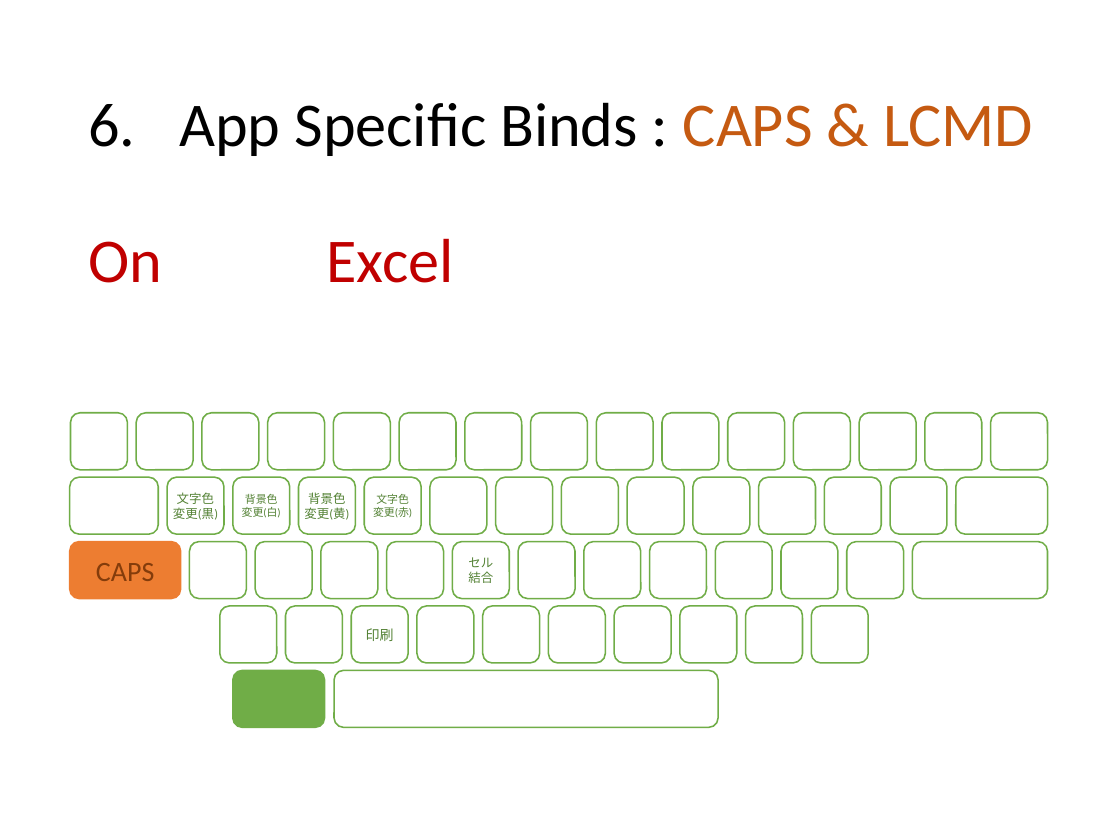
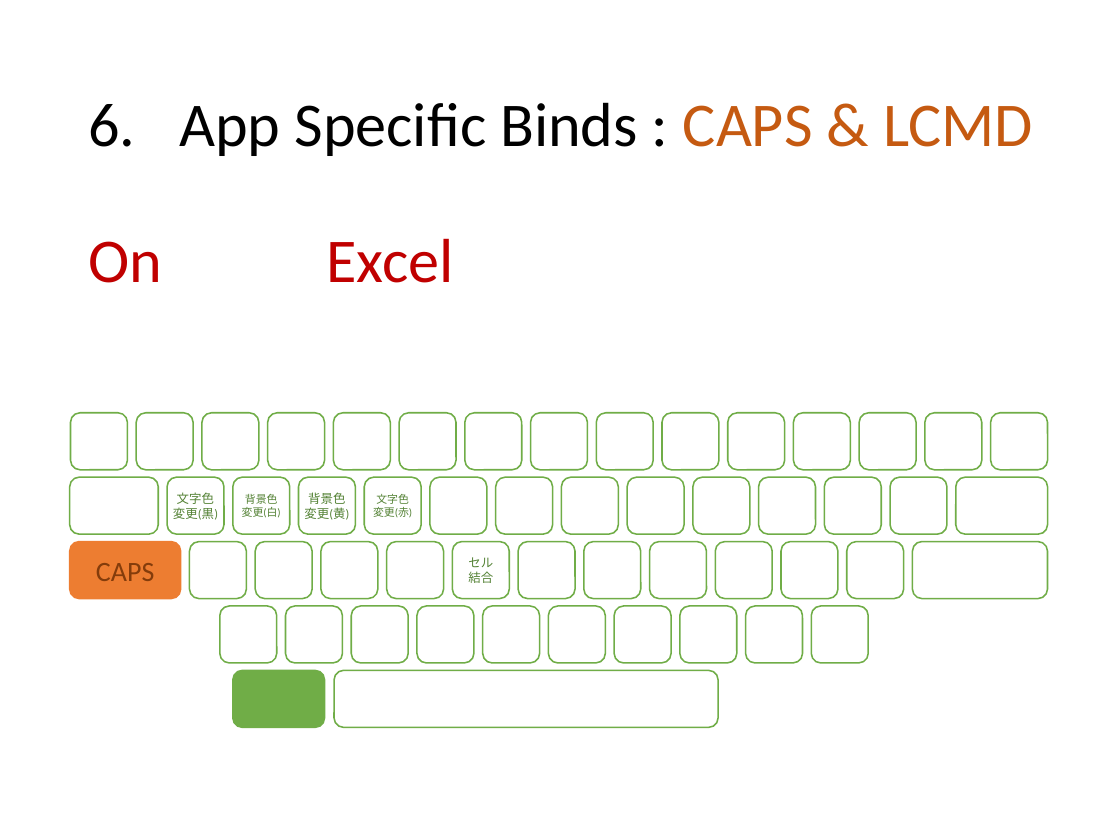
Before and after one commit to ittooo66/myAHK, a slide deck: slide 14 of MANUAL.pptx. Drawn at 1120x840 pixels with LibreOffice and Linux fonts; fonts in the diff are those of the drawing. Boxes give left, top, right and bottom in pixels: in the first picture for what was removed or moved away, otherwise in the second. Text is boxed around its words. In the diff, an @@ line names an element or a change of style, - is before the commit and + after.

```diff
--- a/MANUAL.pptx
+++ b/MANUAL.pptx
@@ text in rounded rectangle at (366, 628, 394, 641): text removed @@
-印刷
```
Also in this commit, not shown: 5 other slides changed, 6 slides added, 5 slides removed, 2 other files.
